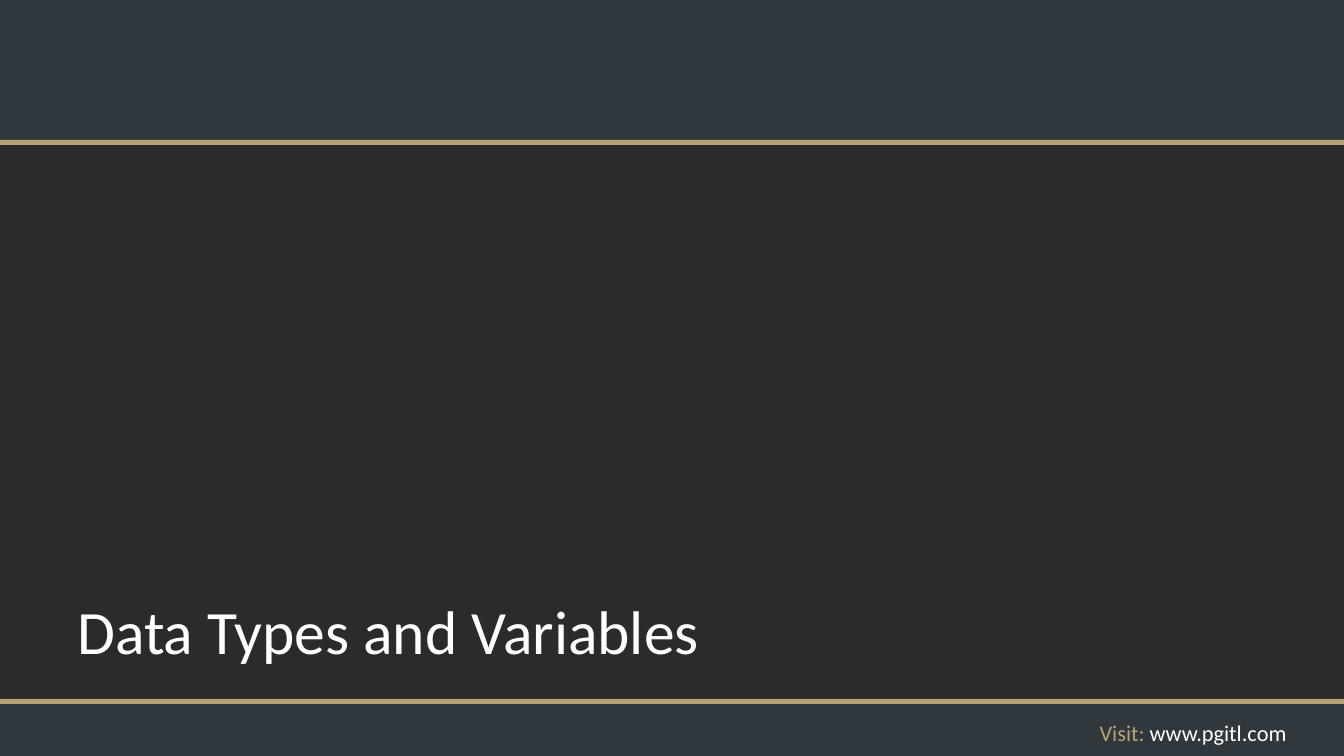
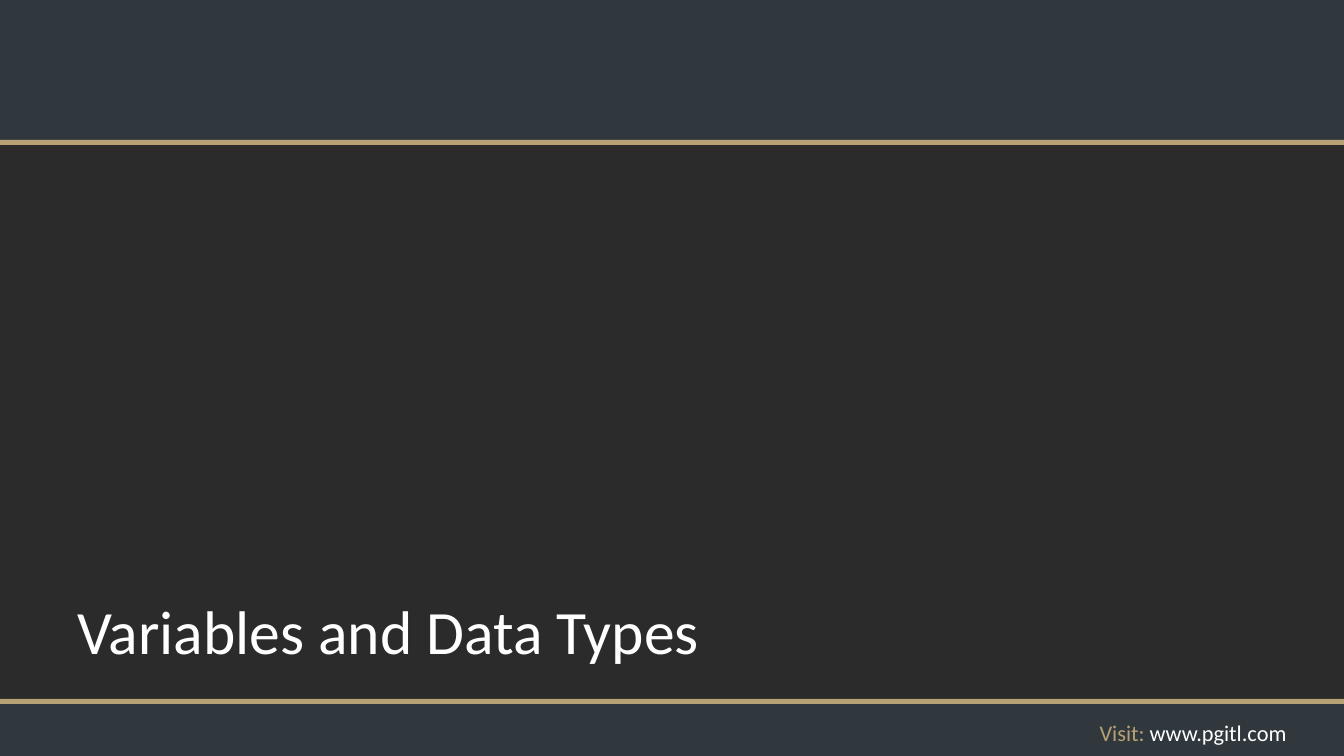
Before and after one commit to rikkouri/project-a, a slide deck: slide 39 of Programming Foundations.pptx. Drawn at 1344x756 pixels with LibreOffice and Linux fonts; fonts in the diff are those of the drawing; background and template pictures are left out; a plain dark background stands for a picture behind light text. Boxes give left, top, right and bottom in pixels: in the first picture for what was removed or moved away, otherwise in the second. Text is boxed around its words. In the diff, an @@ line names an element or a change of style, - is before the commit and + after.

```diff
--- a/Programming Foundations.pptx
+++ b/Programming Foundations.pptx
@@ title at (x1=77, y1=611, x2=699, y2=664): text changed @@
-Data Types and Variables
+Variables and Data Types
```
Also in this commit, not shown: 4 other slides changed, 2 slides added, 1 other file.
